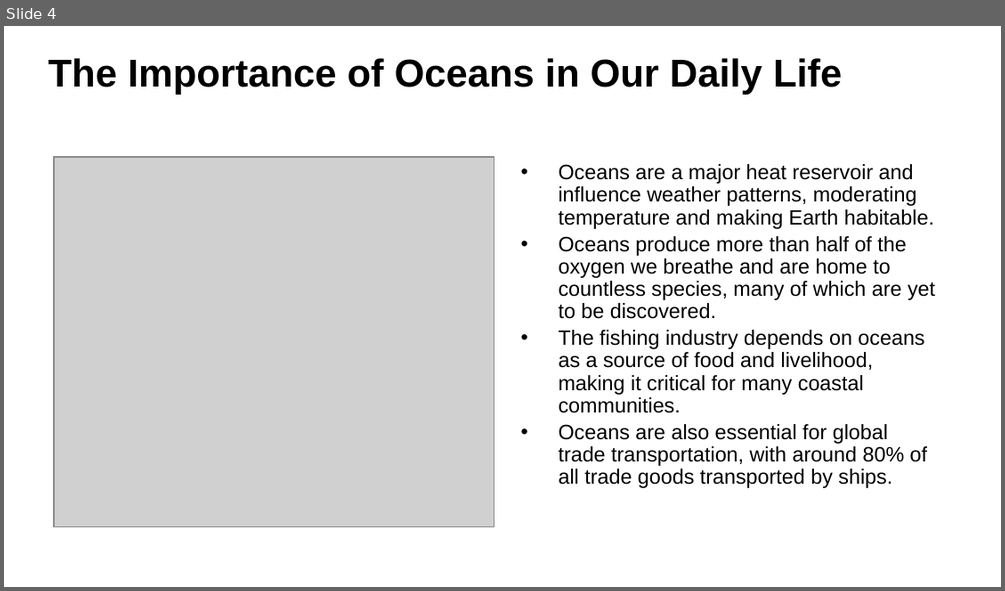
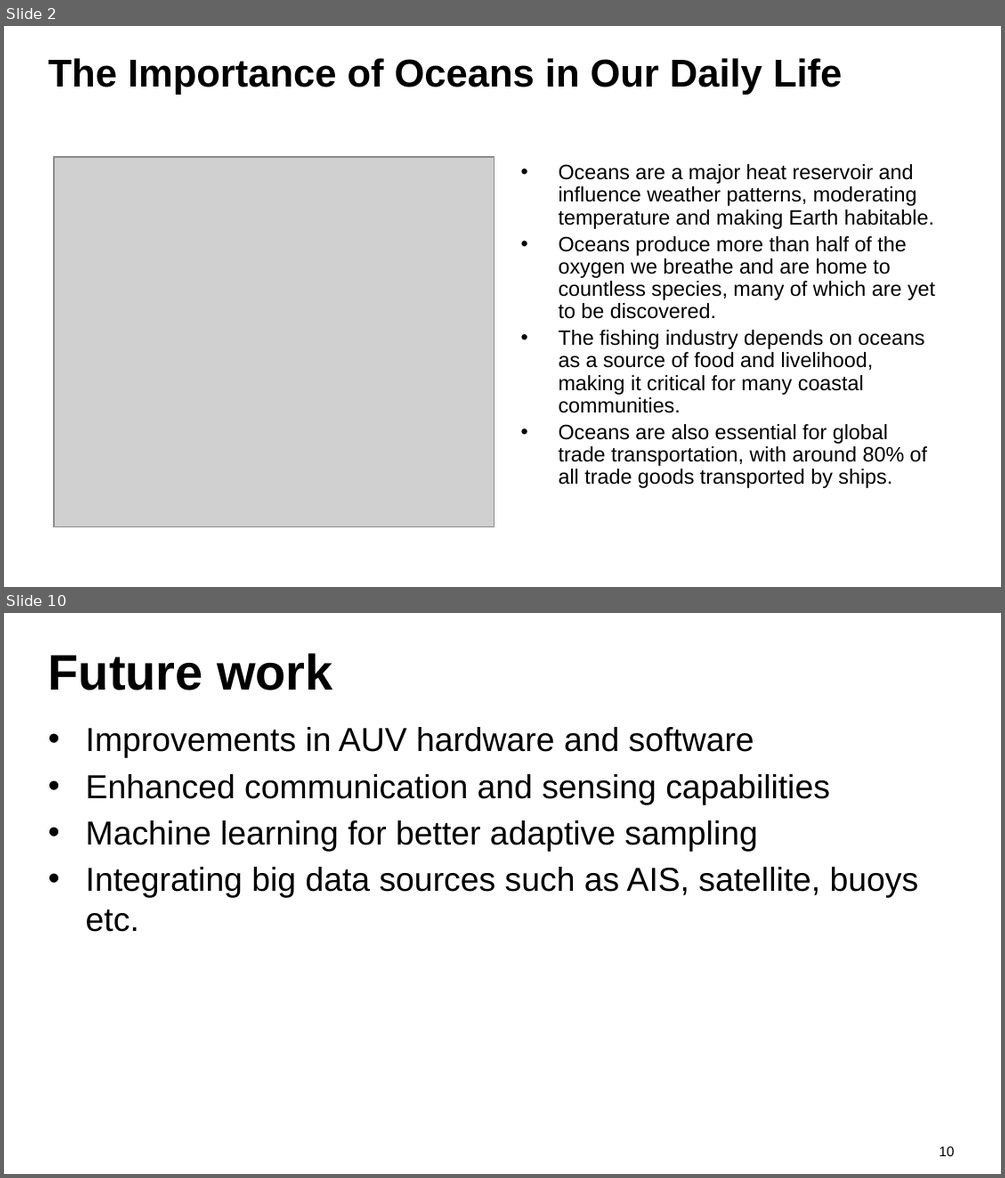
Before and after one commit to YaolinGe/THESIS, a slide deck: presentation/slides/phd.pptx. Shown one above the other, each under a label of ours: slide 4 before the commit, slides 2 and 10 after it; the slides between them are not shown. The pictures are 1005x591 and 1005x1178 pixels, drawn with LibreOffice and Linux fonts; fonts in the diff are those of the drawing; grey boxes stand for pictures; background and template pictures are left out. Boxes give left, top, right and bottom in pixels: in the first picture for what was removed or moved away, otherwise in the second. Text is boxed around its words. In the diff, an @@ line names an element or a change of style, - is before the commit and + after.

```diff
--- a/presentation/slides/phd.pptx
+++ b/presentation/slides/phd.pptx
@@ slide 10 added at [4, 613, 1001, 1174], background #FFFFFF @@
@@ title added at [48, 653, 333, 690], 36 pt, text #000000, bold @@
+Future work
@@ text added at [86, 727, 919, 932], 24 pt, text #000000 @@
+• Improvements in AUV hardware and software
+• Enhanced communication and sensing capabilities
+• Machine learning for better adaptive sampling
+• Integrating big data sources such as AIS, satellite, buoys etc.
@@ page number added at [938, 1146, 954, 1156], 10 pt, text #000000 @@
+10
@@ what was slide 4 is now slide 2 @@
```
Also in this commit, not shown: 2 slides changed, 7 other slides added, 5 slides removed, 3 other files.
